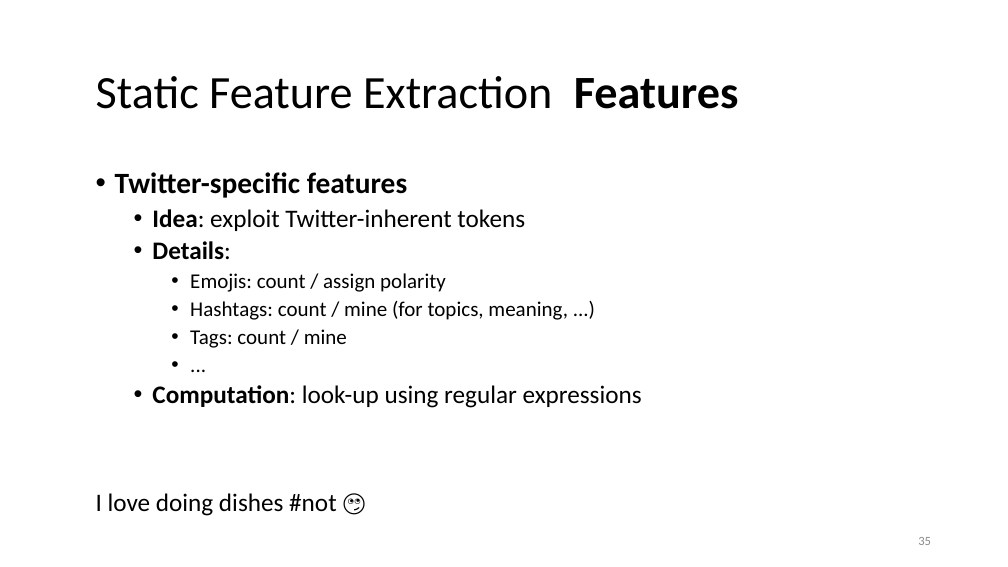
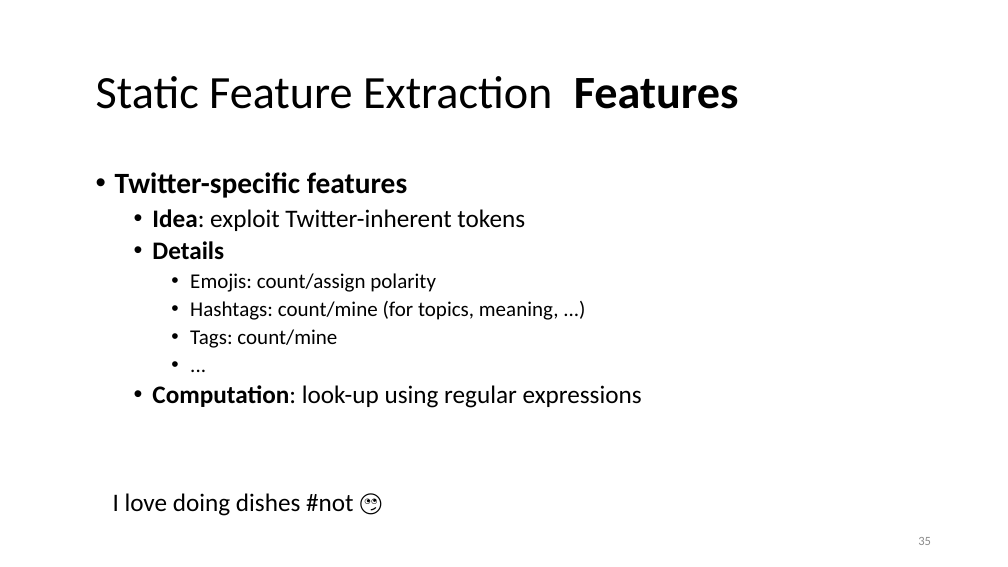
Before and after one commit to lisa-wm/consulting, a slide deck: slide 35 of 5_seminar/Contents_Part_02/slides/slides_II_1.pptx. Drawn at 1008x567 pixels with LibreOffice and Linux fonts; fonts in the diff are those of the drawing. Boxes give left, top, right and bottom in pixels: in the first picture for what was removed or moved away, otherwise in the second. Text is boxed around its words. In the diff, an @@ line names an element or a change of style, - is before the commit and + after.

```diff
--- a/5_seminar/Contents_Part_02/slides/slides_II_1.pptx
+++ b/5_seminar/Contents_Part_02/slides/slides_II_1.pptx
@@ text at [152, 241, 559, 348]: text changed @@
-  • Details:
-    • Emojis: count / assign polarity
-    • Hashtags: count / mine (for topics, meaning, ...)
-    • Tags: count / mine
+  • Details
+    • Emojis: count/assign polarity
+    • Hashtags: count/mine (for topics, meaning, ...)
+    • Tags: count/mine
@@ text "I love doing dishes #not ...": place and size @@
-text "I love doing dishes #not ..." at [96, 493, 336, 516]
+text "I love doing dishes #not ..." at [113, 493, 353, 516]
```
Also in this commit, not shown: 13 other slides changed, 1 slide added, 1 slide removed, 4 other files.
